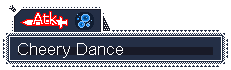
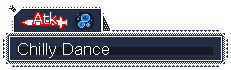
Layered file, before and after one edit (231x70). Changes by layer:
painted on "Text" over [39, 43, 123, 58]
